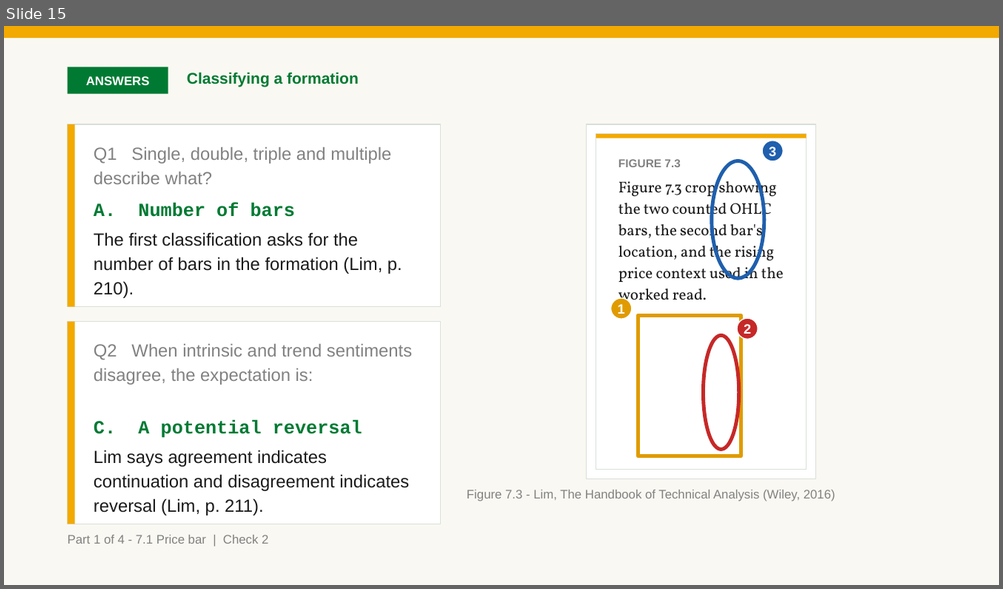
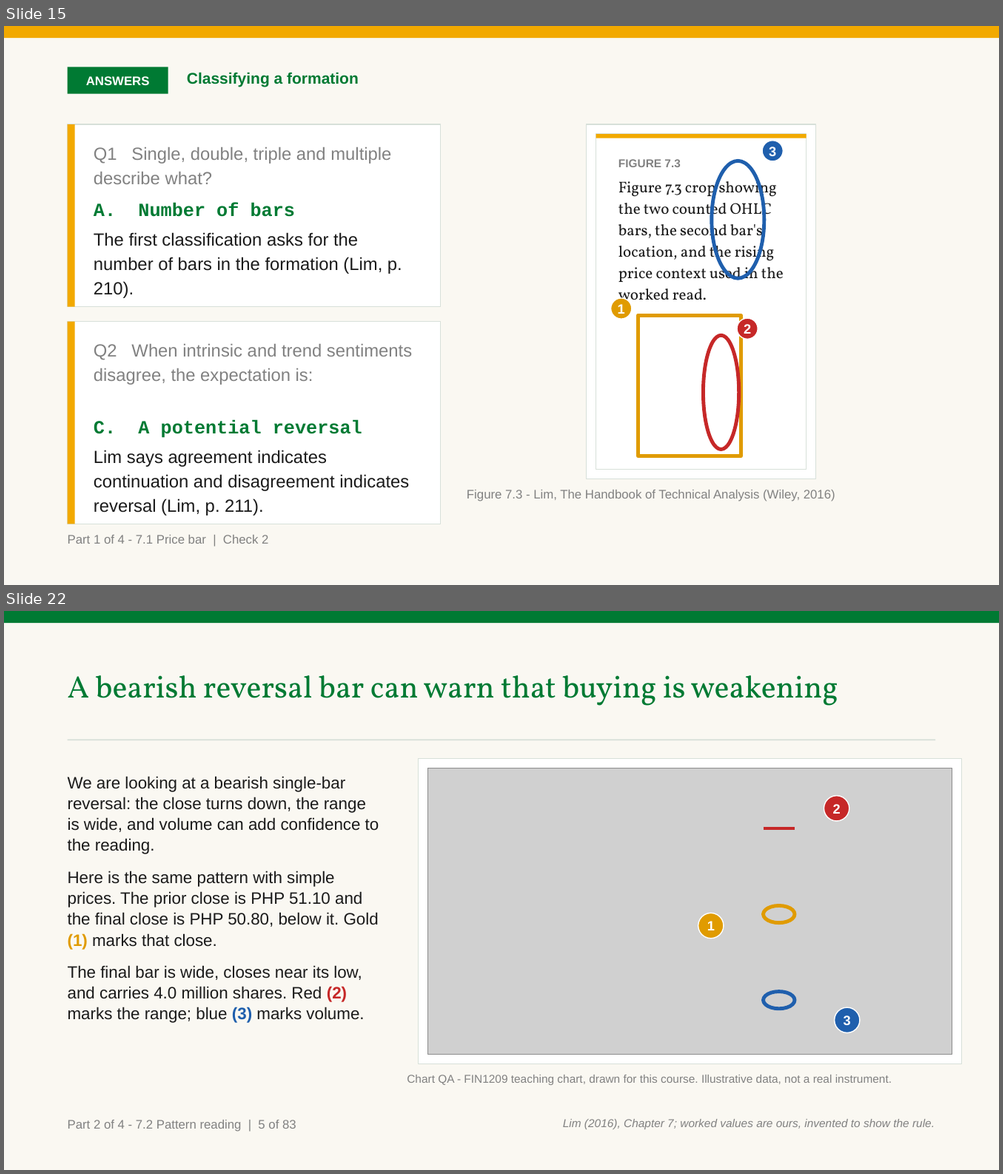
Before and after one commit to benjiesotelo-sudo/Telos_FIN1209, a slide deck: chapter-07/FIN1209-Chapter-07.pptx. Shown one above the other, each under a label of ours: slide 15 before the commit, slides 15 and 22 after it; the slides between them are not shown. The pictures are 1003x589 and 1003x1174 pixels, drawn with LibreOffice and Linux fonts; fonts in the diff are those of the drawing; grey boxes stand for pictures. Boxes give left, top, right and bottom in pixels: in the first picture for what was removed or moved away, otherwise in the second. Text is boxed around its words. In the diff, an @@ line names an element or a change of style, - is before the commit and + after.

Commit message:
refine(ch7): complete Part 2 rework

```diff
--- a/chapter-07/FIN1209-Chapter-07.pptx
+++ b/chapter-07/FIN1209-Chapter-07.pptx
@@ slide 22 added at (4, 611, 999, 1170), background #FFFFFF @@
@@ rectangle added at (4, 611, 999, 1170), fill #FAF8F2 @@
@@ rectangle added at (4, 611, 999, 623), fill #007A33 @@
@@ text added at (68, 675, 838, 706), 30 pt, text #007A33 @@
+A bearish reversal bar can warn that buying is weakening
@@ rectangle added at (68, 739, 935, 741), fill #D7E0D9 @@
@@ rectangle added at (418, 759, 962, 1065), fill #FFFFFF, outline #D7E0D9 1 pt @@
@@ text added at (68, 776, 379, 1023), 16 pt, text #1A1A1A @@
+We are looking at a bearish single-bar reversal: the close turns down, the range is wide, and volume can add confidence to the reading.
+Here is the same pattern with simple prices. The prior close is PHP 51.10 and the final close is PHP 50.80, below it. Gold (1) marks that close.
+The final bar is wide, closes near its low, and carries 4.0 million shares. Red (2) marks the range; blue (3) marks volume.
@@ picture added at (428, 769, 951, 1055) @@
@@ ellipse added at (824, 796, 849, 821), fill #C62828, outline #FFFFFF 1 pt, 13 pt, text #FFFFFF, bold @@
+2
@@ line added from (762, 829) to (795, 829), #C62828 3.5 pt @@
@@ ellipse added at (698, 913, 723, 939), fill #E09B00, outline #FFFFFF 1 pt, 13 pt, text #FFFFFF, bold @@
+1
@@ ellipse added at (762, 906, 794, 923), outline #E09B00 3.5 pt @@
@@ ellipse added at (762, 992, 794, 1009), outline #1F5FAD 3.5 pt @@
@@ ellipse added at (834, 1008, 859, 1034), fill #1F5FAD, outline #FFFFFF 1 pt, 13 pt, text #FFFFFF, bold @@
+3
@@ text added at (407, 1075, 891, 1085), 11 pt, text #818181 @@
+Chart QA - FIN1209 teaching chart, drawn for this course. Illustrative data, not a real instrument.
@@ text added at (68, 1120, 296, 1132), 12 pt, text #818181 @@
+Part 2 of 4 - 7.2 Pattern reading | 5 of 83
@@ text added at (563, 1119, 934, 1130), 11 pt, text #818181, italic @@
+Lim (2016), Chapter 7; worked values are ours, invented to show the rule.
```
Also in this commit, not shown: 8 slides changed, 127 other slides added, 37 slides removed, 2 other files.
